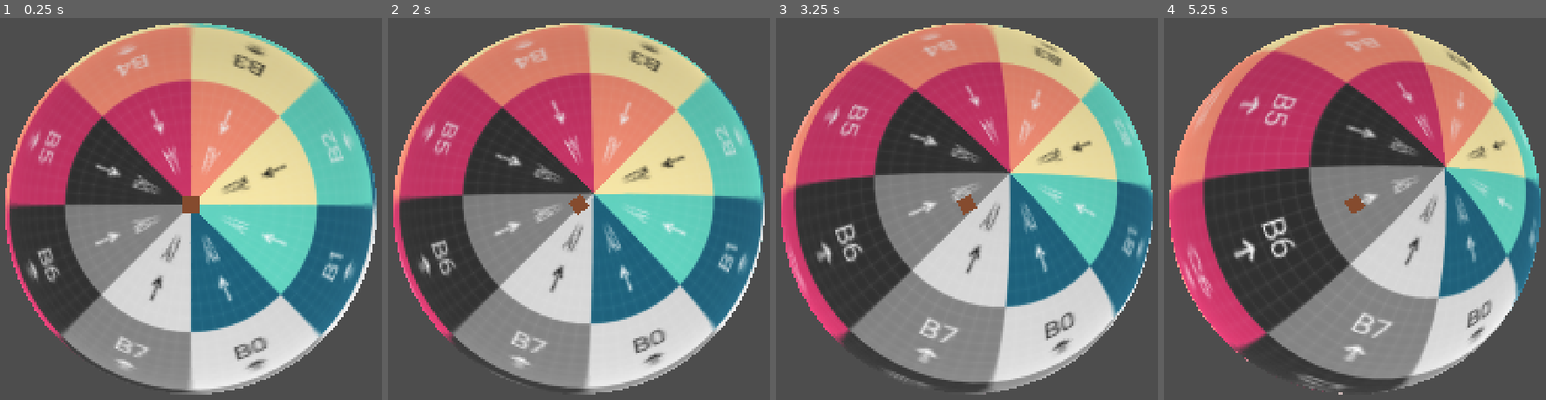
Above: before the commit, frames 1-4 (left to right).
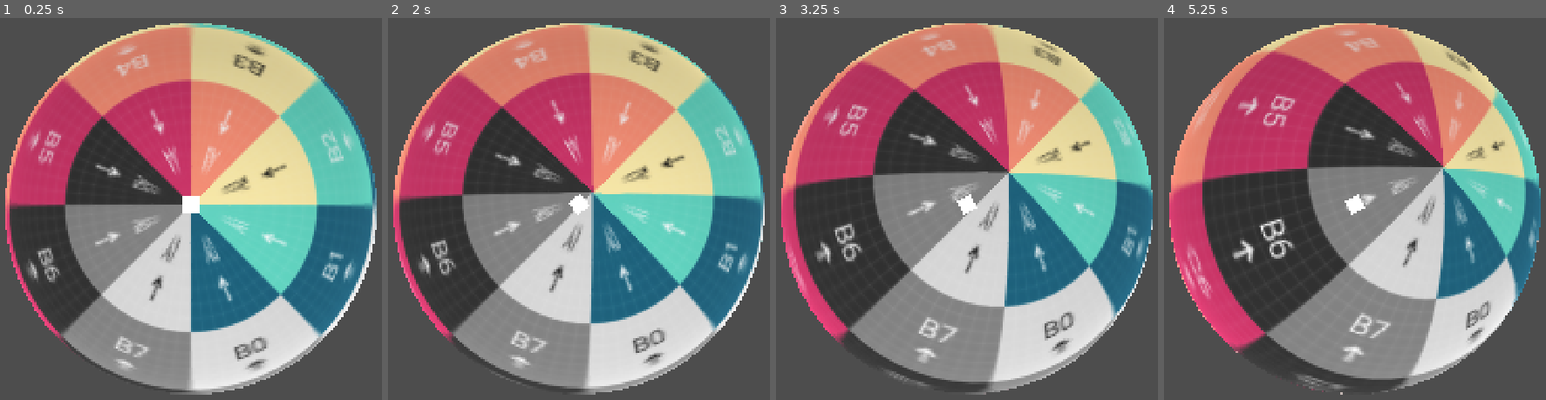
Above: after the commit, the same moments.

Repository: pgm-woutvande22/gamejam-juniperdev
Game: Godot game, scene res://scences/level.tscn
Same seed, same stepped clock (60 frames per second), same inputs: the game is played once before the commit and once after it.
Inputs (mouse positions are in pixels of both pictures, inside the frame that each line leads up to):
- Up to frame 1 (0.25 s): no input
- Up to frame 2 (2 s): tap Enter at 0.5 s; move the mouse to (731, 186) at 0.52 s; hold D (move_right) 0.53-1.25 s; click (731, 186) at 0.67 s; drag from (437, 224) to (544, 281) at 1.27 s
- Up to frame 3 (3.25 s): move the mouse to (1035, 117) at 2.02 s; hold D (move_right) 2.03-2.75 s; click (1035, 117) at 2.17 s; drag from (932, 281) to (outside the picture) at 2.77 s
- Up to frame 4 (5.25 s): move the mouse to (outside the picture) at 3.52 s; hold A (move_left) 3.53-4.25 s; click (outside the picture) at 3.67 s; drag from (outside the picture) to (1251, 105) at 4.27 s; move the mouse to (1389, 205) at 5.02 s; hold S (move_back) from 5.03 s (still down); click (1389, 205) at 5.17 s

The runs differ from the first frame. In frame 1, 0.2% of the frame differs, in the area x 47-53%, y 46-52%; in frame 2, 0.6%; in frame 3, 2.9%; in frame 4, 5.6%, in the area x 1-99%, y 1-99%.

Commit message:
✨: added dash
right click = dash to cursor

Diff:
--- a/scences/level.tscn
+++ b/scences/level.tscn
@@ -5,7 +5,7 @@
 [ext_resource type="Texture2D" uid="uid://bwldoqvfdpq56" path="res://assets/testy.png" id="3_tas22"]
 
 [sub_resource type="StandardMaterial3D" id="StandardMaterial3D_qi052"]
-albedo_color = Color(0.99133664, 0.5754524, 0.372871, 1)
+albedo_color = Color(18.892157, 18.892157, 18.892157, 1)
 metallic = 1.0
 metallic_specular = 0.27
 
@@ -32,9 +32,8 @@
 camera_path = NodePath("Camera3D")
 light_path = NodePath("DirectionalLight3D")
 radius = 10.0
-move_speed = 50.0
-turn_speed = 0.5
-drag_strength = 15.0
+move_speed = 30.0
+turn_speed = 20.0
 accel_speed = 20.0
 friction = 1.0
 camera_distance = 35.0
--- a/scripts/top.gd
+++ b/scripts/top.gd
@@ -10,6 +10,9 @@
 @export var accel_speed: float = 8.0         # acceleration (units/sec^2): caps how fast speed AND direction can change; lower = more elastic
 @export var friction: float = 2.0            # how quickly it coasts to a stop when you let go (lower = longer glide)
 @export var spin_visual_speed: float = 1080.0 # deg/sec, purely cosmetic
+@export var dash_distance: float = 12.0      # max surface distance a single dash covers
+@export var dash_duration: float = 0.18      # how long the dash burst lasts (lower = snappier)
+@export var dash_cooldown: float = 0.6       # min time between dashes
 @export var camera_distance: float = 10.0    # how far the camera sits from the top
 @export_range(10.0, 89.0) var camera_pitch_deg: float = 60.0 # 89 = straight overhead, lower = more behind-and-above
 
@@ -19,6 +22,11 @@
 var surface_vel: Vector3 = Vector3.ZERO      # current velocity as a tangent vector (units/sec along surface)
 var view_dir: Vector3 = Vector3.FORWARD      # camera's stable "behind" direction; parallel-transported as
 											 # the top moves so the view doesn't spin when you change heading
+var dash_time_left: float = 0.0              # >0 while a dash is in progress
+var dash_cooldown_left: float = 0.0          # >0 while dash is recharging
+var dash_axis: Vector3 = Vector3.ZERO        # fixed great-circle axis the active dash rotates around
+var dash_angular_speed: float = 0.0          # radians/sec the active dash rotates the position vector
+var prev_rmb: bool = false                   # last frame's right-mouse state, for edge detection
 
 @onready var mesh: Node3D = $TopMesh
 @onready var camera: Camera3D = get_node_or_null(camera_path)
@@ -47,6 +55,32 @@
 
 	# keep the carried momentum tangent to the surface as the top travels
 	surface_vel -= up * surface_vel.dot(up)
+
+	if dash_cooldown_left > 0.0:
+		dash_cooldown_left -= delta
+
+	# --- right click: start a dash toward the cursor (quick burst, not affected by friction/accel) ---
+	var rmb := Input.is_mouse_button_pressed(MOUSE_BUTTON_RIGHT)
+	if rmb and not prev_rmb and dash_time_left <= 0.0 and dash_cooldown_left <= 0.0:
+		_start_dash(up)
+	prev_rmb = rmb
+
+	# --- while dashing, override normal movement: rotate along the fixed great-circle axis ---
+	if dash_time_left > 0.0:
+		var step := minf(dash_time_left, delta)
+		dash_time_left -= delta
+		var angle := dash_angular_speed * step
+		var p := (global_position - planet_center).rotated(dash_axis, angle)
+		global_position = planet_center + p.normalized() * radius
+		up = (global_position - planet_center).normalized()
+		# carry momentum out of the dash so it eases back into normal movement
+		heading = _project_tangent(dash_axis.cross(up), up)
+		surface_vel = heading * move_speed
+		global_transform.basis = Basis.looking_at(heading, up)
+		mesh.rotate_object_local(Vector3.UP, deg_to_rad(spin_visual_speed) * delta)
+		_update_camera(up)
+		_update_light(up)
+		return
 
 	# --- decide the velocity we want this frame from input ---
 	var target_vel := Vector3.ZERO
@@ -103,6 +137,29 @@
 	_update_camera(up)   # follow the top every frame, recentering immediately (no lag = no spiral)
 	_update_light(up)
 
+func _start_dash(up: Vector3) -> void:
+	# pick the tangent direction to dash in: toward the cursor if it's over the planet,
+	# otherwise straight ahead along the current heading
+	var dir := heading
+	var dist := dash_distance
+	var target = _cursor_planet_point()
+	if target != null:
+		var point: Vector3 = target
+		var to_dir := (point - planet_center).normalized()
+		var cos_a := clampf(up.dot(to_dir), -1.0, 1.0)
+		var to_tangent := to_dir - up * cos_a
+		if to_tangent.length() > 0.0001:
+			dir = to_tangent.normalized()
+			# don't overshoot the cursor; cap at dash_distance for far targets
+			dist = minf(acos(cos_a) * radius, dash_distance)
+	if dist <= 0.001:
+		return
+	dash_axis = up.cross(dir).normalized()
+	var total_angle := dist / radius
+	dash_angular_speed = total_angle / maxf(dash_duration, 0.001)
+	dash_time_left = dash_duration
+	dash_cooldown_left = dash_cooldown
+
 func _update_camera(up: Vector3) -> void:
 	# keep the top centered every frame, but recenter IMMEDIATELY (no smoothing). a lagging camera
 	# rotates its look-at angle toward the lag direction, which curves the drag target and spirals.
